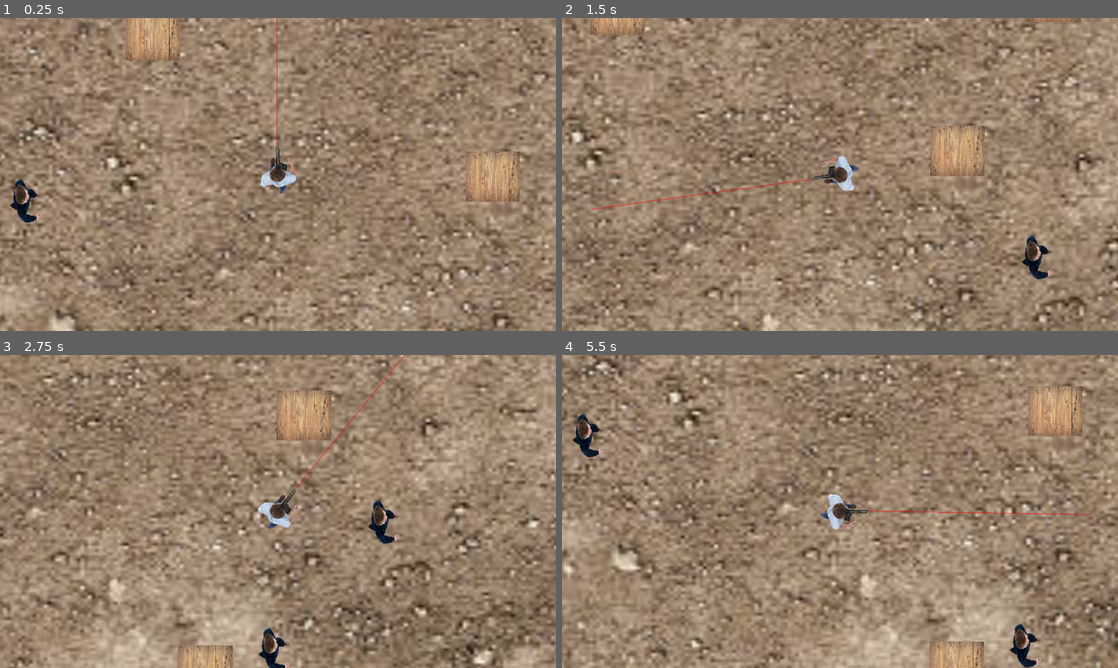
Above: before the commit, frames 1-4 (two rows, left to right).
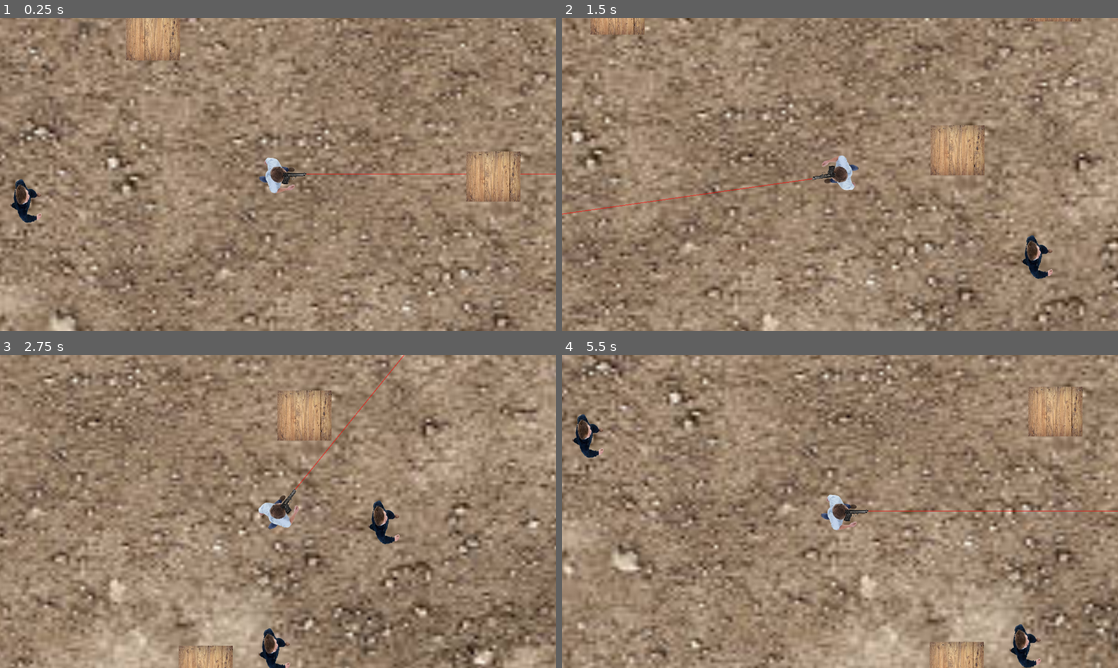
Above: after the commit, the same moments.

Repository: elijoh75/ElijahJohnsonShooter
Game: Godot game, scene res://Scenes/world.tscn
Same seed, same stepped clock (60 frames per second), same inputs: the game is played once before the commit and once after it.
Inputs (mouse positions are in pixels of both pictures, inside the frame that each line leads up to):
- Up to frame 1 (0.25 s): no input
- Up to frame 2 (1.5 s): move the mouse to (962, 158) at 0.52 s; hold D (move_right) 0.53-1.28 s; click (962, 158) at 0.6 s; move the mouse to (728, 190) at 1.27 s; hold S (move_down) from 1.28 s (still down); click (728, 190) at 1.35 s
- Up to frame 3 (2.75 s): move the mouse to (333, 442) at 2.02 s; release S (move_down) at 2.03 s; hold D (move_right) from 2.03 s (still down); click (333, 442) at 2.1 s
- Up to frame 4 (5.5 s): move the mouse to (812, 574) at 2.77 s; release D (move_right) at 2.78 s; hold W (move_up) 2.78-3.53 s; click (812, 574) at 2.85 s; tap Enter at 3.5 s; move the mouse to (1006, 558) at 3.52 s; hold A (move_left) 3.53-5.03 s; click (1006, 558) at 3.6 s; move the mouse to (673, 464) at 4.27 s; click (673, 464) at 4.35 s; move the mouse to (867, 511) at 5.02 s; hold S (move_down) from 5.03 s (still down); click (867, 511) at 5.1 s

The runs differ from the first frame. In frame 1, 1.0% of the frame differs, in the area x 1-100%, y 0-66%; in frame 2, 0.4%; in frame 3, 0.6%; in frame 4, 0.5%.

Commit message:
0.53stable

Diff:
--- a/elijah-top-down-shooter/Scenes/player.tscn
+++ b/elijah-top-down-shooter/Scenes/player.tscn
@@ -19,8 +19,8 @@
 collision_mask = 17
 script = ExtResource("1_v0iea")
 
-[node name="Line2D" type="Line2D" parent="." unique_id=1063801303]
-points = PackedVector2Array(15000, -25, 1650, -25)
+[node name="LaserLine2D" type="Line2D" parent="." unique_id=1063801303]
+points = PackedVector2Array(17000, -25, 1650, -25)
 width = 50.0
 default_color = Color(1, 0, 0, 0.53333336)
 begin_cap_mode = 2
@@ -41,7 +41,7 @@
 shape = SubResource("CapsuleShape2D_vgqql")
 
 [node name="Camera2D" type="Camera2D" parent="." unique_id=1141855836]
-position = Vector2(0.00012207031, 25.478363)
+position = Vector2(-2.2888184e-05, -1.5258789e-05)
 
 [node name="HitBox" type="Area2D" parent="." unique_id=324390805]
 position = Vector2(0.00012207031, 25.478302)
--- a/elijah-top-down-shooter/Scripts/player.gd
+++ b/elijah-top-down-shooter/Scripts/player.gd
@@ -5,7 +5,7 @@
 
 @onready var camera_remote_transform = $CameraRemoteTransform2D
 @onready var shoot_raycast = $ShootRaycast
-
+@onready var laser_line = $LaserLine2D
 
 var speed = 300.0
 
@@ -14,6 +14,10 @@
 
 	if Input.is_action_just_pressed("quit"):
 		get_tree().quit()
+
+
+
+
 
 	if Input.is_action_just_pressed("shoot"):
 		if shoot_raycast.is_colliding():
